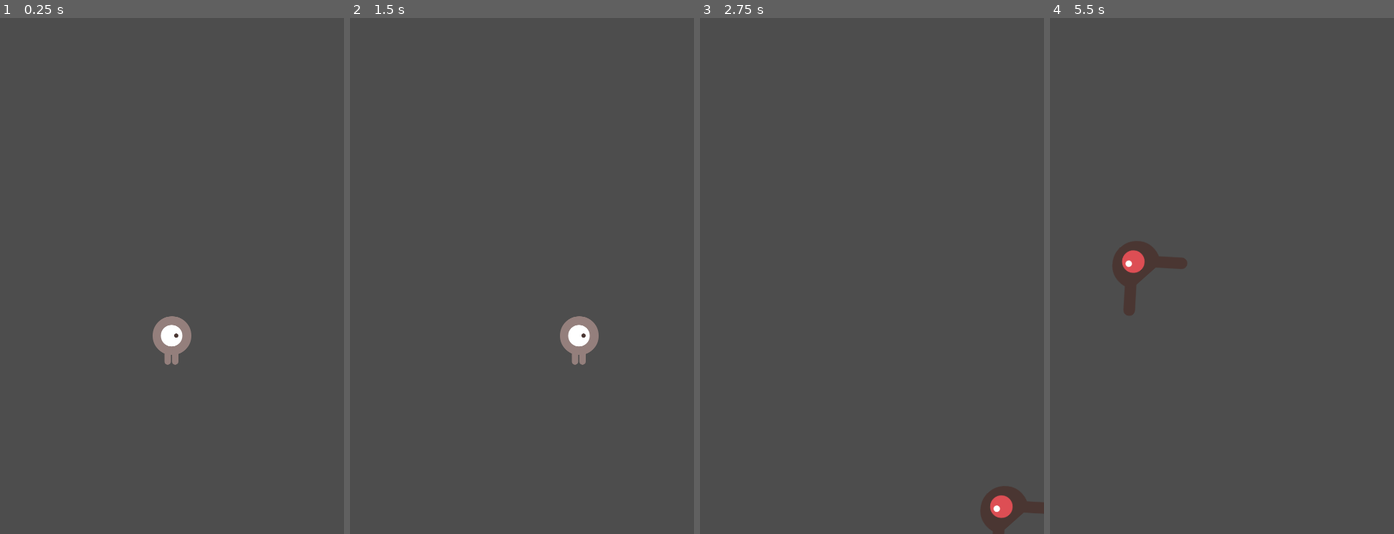
Above: before the commit, frames 1-4 (left to right).
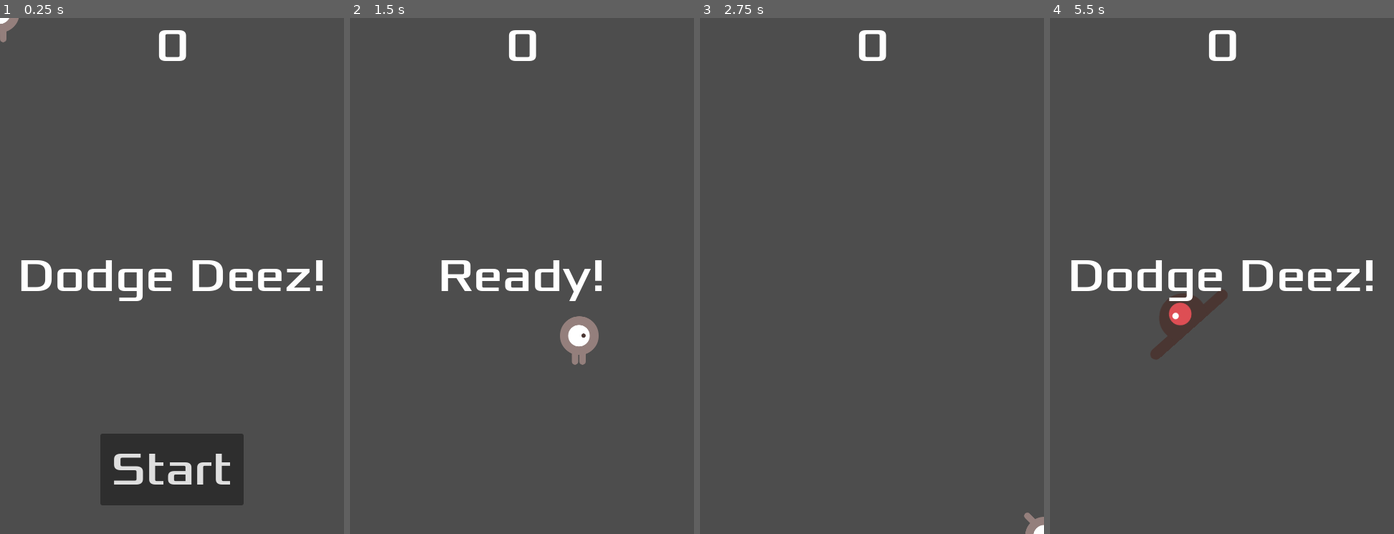
Above: after the commit, the same moments.

Repository: devbcdestiller/godot-sample-2d-project
Game: Godot game, scene res://scenes/main.tscn
The game is run twice, just before and just after one commit, with the same random seed, the same clock (stepped at 60 frames per second) and the same inputs.
Inputs (mouse positions are in pixels of both pictures, inside the frame that each line leads up to):
- Up to frame 1 (0.25 s): no input
- Up to frame 2 (1.5 s): click (522, 472) at 0.5 s, where only the run after the commit has a clickable "Start"; tap Enter at 1.25 s; hold Right (move_right) from 1.28 s (still down)
- Up to frame 3 (2.75 s): release Right (move_right) at 2.03 s; hold Down (move_down) from 2.03 s (still down)
- Up to frame 4 (5.5 s): release Down (move_down) at 2.78 s; hold Right (move_right) 2.78-3.53 s; hold Up (move_up) 3.53-4.28 s; hold Left (move_left) from 4.28 s (still down)

The runs differ from the first frame. In frame 1, 9.1% of the frame differs, in the area x 0-94%, y 0-95%; in frame 2, 1.5%; in frame 3, 1.4%; in frame 4, 4.6%.

Commit message:
completed main game loop

Diff:
--- a/scenes/enemy.tscn
+++ b/scenes/enemy.tscn
@@ -48,7 +48,7 @@
 radius = 41.0
 height = 104.0
 
-[node name="enemy" type="RigidBody2D"]
+[node name="enemy" type="RigidBody2D" groups=["mobs"]]
 collision_mask = 0
 gravity_scale = 0.0
 script = ExtResource("1_djtkt")
@@ -57,7 +57,7 @@
 scale = Vector2(0.75, 0.75)
 sprite_frames = SubResource("SpriteFrames_g4j5o")
 animation = &"walk"
-frame_progress = 0.10807
+frame_progress = 0.594337
 
 [node name="CollisionShape2D" type="CollisionShape2D" parent="."]
 rotation = 1.5708
--- /dev/null
+++ b/scenes/hud.tscn
@@ -0,0 +1,61 @@
+[gd_scene load_steps=3 format=3 uid="uid://pyvd1wq7l4un"]
+
+[ext_resource type="Script" path="res://scripts/hud.gd" id="1_3jsq2"]
+[ext_resource type="FontFile" uid="uid://dwa4v0bg7rw3a" path="res://fonts/Xolonium-Regular.ttf" id="1_o5ruh"]
+
+[node name="hud" type="CanvasLayer"]
+script = ExtResource("1_3jsq2")
+
+[node name="score_label" type="Label" parent="."]
+anchors_preset = 5
+anchor_left = 0.5
+anchor_right = 0.5
+offset_left = -67.5
+offset_right = 67.5
+offset_bottom = 81.0
+grow_horizontal = 2
+theme_override_fonts/font = ExtResource("1_o5ruh")
+theme_override_font_sizes/font_size = 64
+text = "0"
+horizontal_alignment = 1
+
+[node name="message" type="Label" parent="."]
+anchors_preset = 8
+anchor_left = 0.5
+anchor_top = 0.5
+anchor_right = 0.5
+anchor_bottom = 0.5
+offset_left = -214.0
+offset_top = -40.5
+offset_right = 214.0
+offset_bottom = 40.5
+grow_horizontal = 2
+grow_vertical = 2
+theme_override_fonts/font = ExtResource("1_o5ruh")
+theme_override_font_sizes/font_size = 64
+text = "Dodge Deez!"
+horizontal_alignment = 1
+vertical_alignment = 1
+
+[node name="start_button" type="Button" parent="."]
+anchors_preset = 7
+anchor_left = 0.5
+anchor_top = 1.0
+anchor_right = 0.5
+anchor_bottom = 1.0
+offset_left = -100.0
+offset_top = -140.0
+offset_right = 100.0
+offset_bottom = -40.0
+grow_horizontal = 2
+grow_vertical = 0
+theme_override_fonts/font = ExtResource("1_o5ruh")
+theme_override_font_sizes/font_size = 64
+text = "Start"
+
+[node name="message_timer" type="Timer" parent="."]
+wait_time = 2.0
+one_shot = true
+
+[connection signal="pressed" from="start_button" to="." method="_on_start_button_pressed"]
+[connection signal="timeout" from="message_timer" to="." method="_on_message_timer_timeout"]
--- a/scenes/main.tscn
+++ b/scenes/main.tscn
@@ -1,8 +1,9 @@
-[gd_scene load_steps=5 format=3 uid="uid://bdogowsxwyoer"]
+[gd_scene load_steps=6 format=3 uid="uid://bdogowsxwyoer"]
 
 [ext_resource type="Script" path="res://scripts/main.gd" id="1_7itj1"]
 [ext_resource type="PackedScene" uid="uid://cc64tdil3cu0r" path="res://scenes/player.tscn" id="1_ubv40"]
 [ext_resource type="PackedScene" uid="uid://b564e48u6tjwv" path="res://scenes/enemy.tscn" id="2_ac7nh"]
+[ext_resource type="PackedScene" uid="uid://pyvd1wq7l4un" path="res://scenes/hud.tscn" id="4_b0nwq"]
 
 [sub_resource type="Curve2D" id="Curve2D_ok8s1"]
 _data = {
@@ -35,7 +36,10 @@
 position = Vector2(-1, 1)
 rotation = -0.00417534
 
+[node name="hud" parent="." instance=ExtResource("4_b0nwq")]
+
 [connection signal="hit" from="player" to="." method="game_over"]
 [connection signal="timeout" from="mob_timer" to="." method="_on_mob_timer_timeout"]
 [connection signal="timeout" from="score_timer" to="." method="_on_score_timer_timeout"]
 [connection signal="timeout" from="start_timer" to="." method="_on_start_timer_timeout"]
+[connection signal="start_game" from="hud" to="." method="new_game"]
--- /dev/null
+++ b/scripts/hud.gd
@@ -0,0 +1,33 @@
+extends CanvasLayer
+
+signal start_game
+
+
+func show_message(text):
+	$message.text = text
+	$message.show()
+	$message_timer.start()
+
+
+func show_game_over():
+	show_message("Deez Nuts!")
+	await $message_timer.timeout
+
+	$message.text = "Dodge Deez!"
+	$message.show()
+
+	await get_tree().create_timer(1.0).timeout
+	$start_button.show()
+
+
+func update_score(score):
+	$score_label.text = str(score)
+
+
+func _on_start_button_pressed():
+	$start_button.hide()
+	start_game.emit()
+
+
+func _on_message_timer_timeout():
+	$message.hide()
--- a/scripts/main.gd
+++ b/scripts/main.gd
@@ -2,19 +2,21 @@
 
 @export var enemy_scene: PackedScene
 var score
-func _ready():
-	new_game()
 
 
 func game_over():
 	$score_timer.stop()
 	$mob_timer.stop()
+	$hud.show_game_over()
 
 
 func new_game():
+	get_tree().call_group("mobs", "queue_free")
 	score = 0
 	$player.start($start_position.position)
 	$start_timer.start()
+	$hud.update_score(score)
+	$hud.show_message("Ready!")
 
 
 func _on_mob_timer_timeout():
@@ -35,6 +37,7 @@
 
 func _on_score_timer_timeout():
 	score += 1
+	$hud.update_score(score)
 
 
 func _on_start_timer_timeout():
